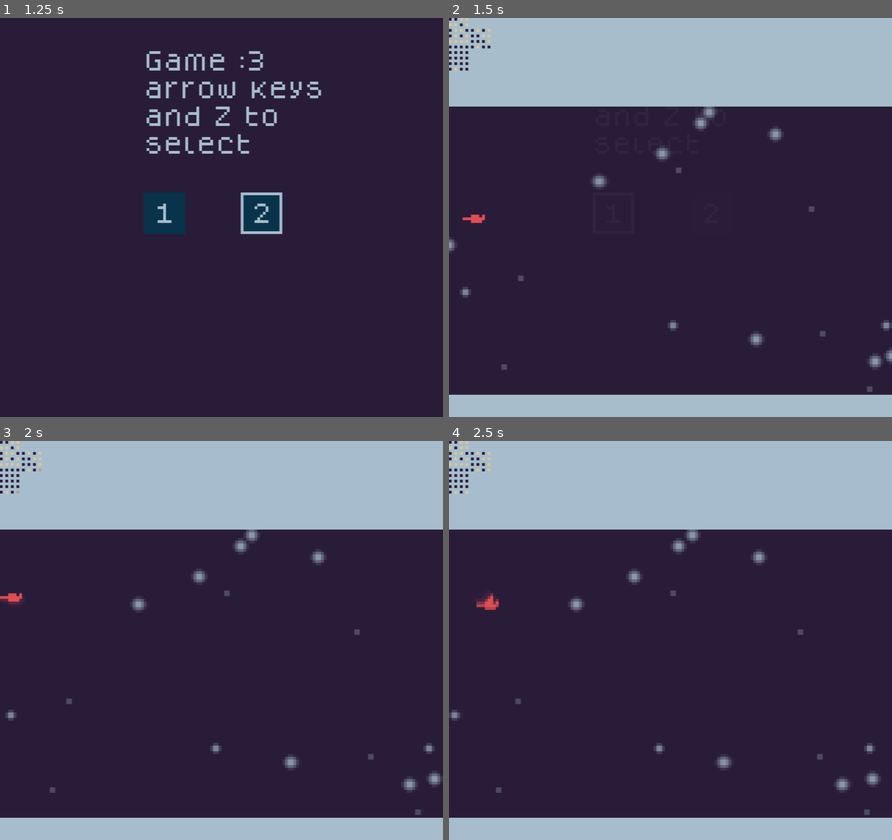
Above: before the commit, frames 1-4 (two rows, left to right).
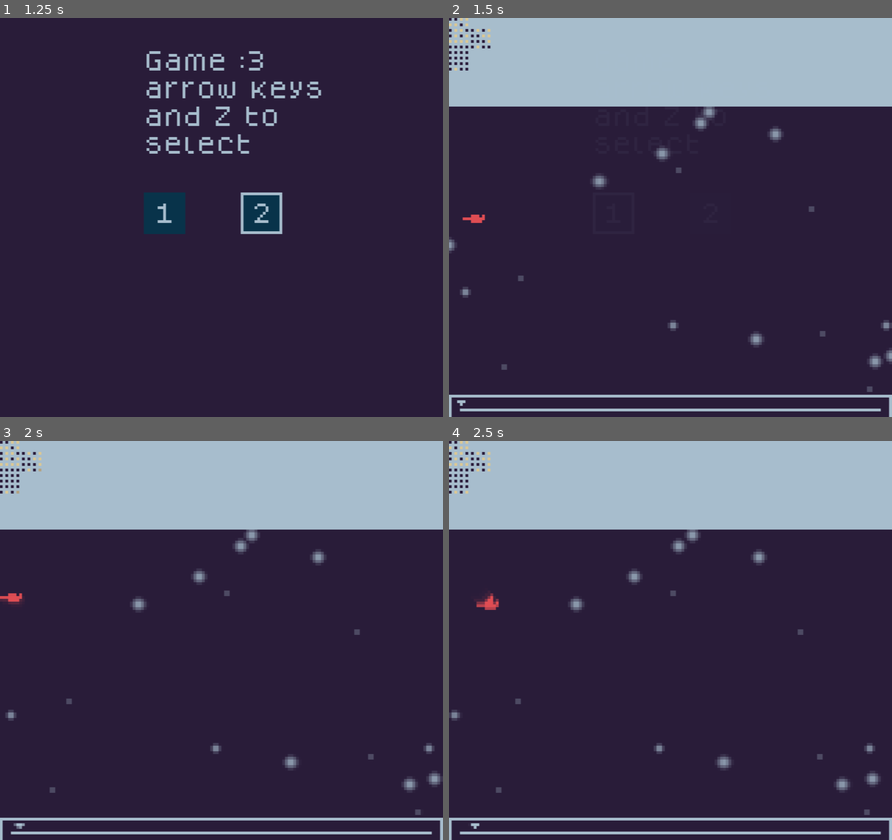
Above: after the commit, the same moments.

Repository: SmallConfusion/Redbird
Game: Godot game, scene res://main.tscn
Two runs of this game, one before a commit and one after it. Both use one fixed random seed, a clock stepped at 60 frames per second and the inputs below. Sound files missing from this copy of the repository are replaced by a short silence.
Inputs:
- Up to frame 1 (1.25 s): tap Enter at 0.5 s; hold Right (Right) from 0.53 s (still down); hold Down (Fall) from 0.53 s (still down); tap Up (Flap) at 0.77, 1.07 s
- Up to frame 2 (1.5 s): tap Space at 1.25 s; release Right (Right) at 1.28 s; release Down (Fall) at 1.28 s; hold Left (Left) from 1.28 s (still down); tap Z (Fire) at 1.35 s
- Up to frame 3 (2 s): keep holding Left (Left); tap Up (Flap) at 1.52, 1.82 s
- Up to frame 4 (2.5 s): release Left (Left) at 2.03 s; hold Right (Right) from 2.03 s (still down); hold Down (Fall) from 2.03 s (still down)

Frame 1 is identical in both runs. In frame 2, 4.4% of the frame differs, in the area x 0-100%, y 95-100%; in frame 3, 4.4%; in frame 4, 4.4%.

Commit message:
Added progress indicator

Diff:
--- a/game/levels/game_manager.gd
+++ b/game/levels/game_manager.gd
@@ -28,6 +28,8 @@
 	get_node(player).connect("dead", restart)
 
 	waves = $Waves.get_children()
+
+	$Overlay.game_manager = self
 
 
 func _physics_process(_delta):
@@ -81,3 +83,7 @@
 func restart():
 	await get_tree().create_timer(3.0).timeout
 	scene_manager.load_menu()
+
+
+func get_progress():
+	return $Camera2D.position.x / (waves[len(waves)-1].position.x - 80)
--- a/game/levels/overlay.tscn
+++ b/game/levels/overlay.tscn
@@ -1,7 +1,8 @@
-[gd_scene load_steps=3 format=3 uid="uid://4dh527vyy6ak"]
+[gd_scene load_steps=4 format=3 uid="uid://4dh527vyy6ak"]
 
 [ext_resource type="Script" path="res://game/levels/stats.gd" id="1_sd7w8"]
 [ext_resource type="PackedScene" uid="uid://c3ju6hsjwfrdb" path="res://vfx/binary_counter/binary_counter.tscn" id="2_njfsu"]
+[ext_resource type="Texture2D" uid="uid://cj77wfl2cnrbd" path="res://vfx/progress_indicator.png" id="3_ylldy"]
 
 [node name="Overlay" type="CanvasLayer"]
 layer = 10
@@ -31,3 +32,30 @@
 offset_right = 160.0
 offset_bottom = 144.0
 color = Color(0.745098, 0.843137, 0.913725, 1)
+
+[node name="ColorRect" type="ColorRect" parent="ColorRect3"]
+layout_mode = 0
+offset_left = 1.0
+offset_top = 1.0
+offset_right = 159.0
+offset_bottom = 8.0
+color = Color(0.184314, 0.12549, 0.254902, 1)
+
+[node name="ColorRect3" type="ColorRect" parent="ColorRect3"]
+layout_mode = 0
+offset_left = 4.0
+offset_top = 5.0
+offset_right = 156.0
+offset_bottom = 6.0
+color = Color(0.745098, 0.843137, 0.913725, 1)
+
+[node name="ProgressIndicator" type="TextureRect" parent="ColorRect3"]
+unique_name_in_owner = true
+texture_filter = 1
+layout_mode = 0
+offset_left = 2.0
+offset_top = -1.0
+offset_right = 7.0
+offset_bottom = 4.0
+texture = ExtResource("3_ylldy")
+stretch_mode = 2
--- a/game/levels/stats.gd
+++ b/game/levels/stats.gd
@@ -1,7 +1,17 @@
 extends CanvasLayer
+
+var progress_length := 151.0
+var progress_base : Vector2
+
+var game_manager
+
+func _ready():
+	progress_base = %ProgressIndicator.position
 
 
 func _process(delta):
 	$ColorRect2/FPSCounter.number = Engine.get_frames_per_second()
 	$ColorRect2/TimeCounter.number = Time.get_unix_time_from_system()
 	$ColorRect2/MsecCounter.number = Time.get_ticks_msec() / 1000
+
+	%ProgressIndicator.position = progress_base + Vector2(game_manager.get_progress() * progress_length, 0)
Binary file added: vfx/progress_indicator.png
Not shown, added: vfx/progress_indicator.png.import
